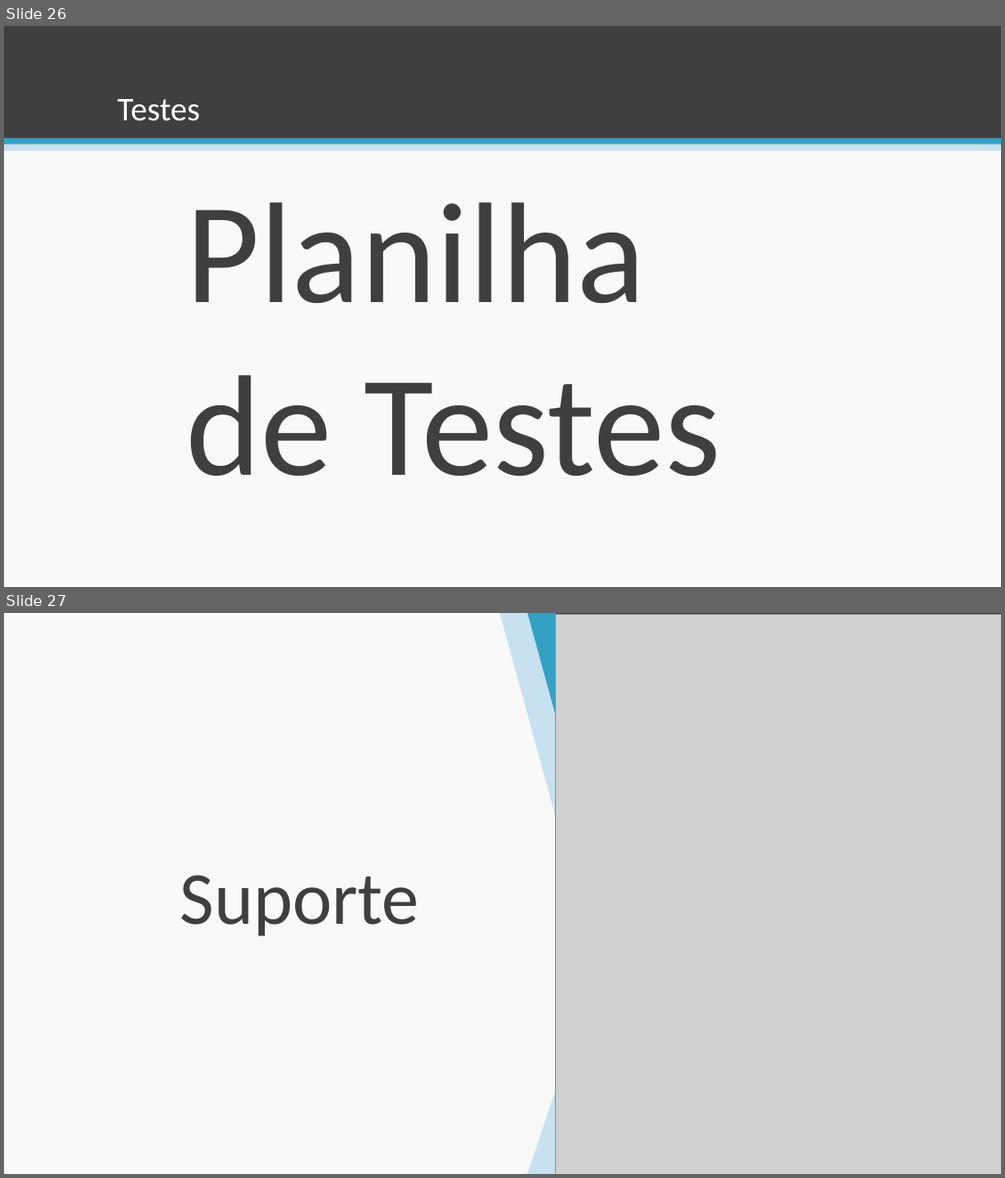
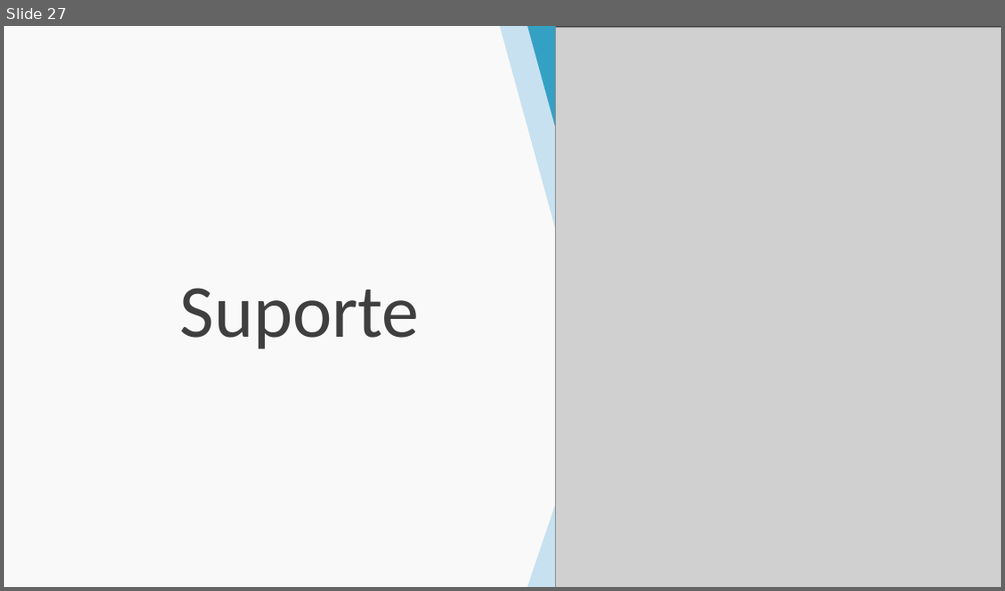
Before and after one commit to esteves-esta/TechHumi, a slide deck: documentacao/Apresentação.pptx. Shown one above the other, each under a label of ours: slides 26 and 27 before the commit, slide 27 after it. The pictures are 1005x1178 and 1005x591 pixels, drawn with LibreOffice and Linux fonts; fonts in the diff are those of the drawing; grey boxes stand for pictures; background and template pictures are left out. Boxes give left, top, right and bottom in pixels: in the first picture for what was removed or moved away, otherwise in the second. Text is boxed around its words. In the diff, an @@ line names an element or a change of style, - is before the commit and + after.

```diff
--- a/documentacao/Apresentação.pptx
+++ b/documentacao/Apresentação.pptx
@@ slide 26 removed at [4,26,1001,587], background #F9F9F9 @@
@@ rectangle removed at [4,26,1001,138] @@
@@ title removed at [117,99,200,121] @@
-Testes
@@ rectangle removed at [4,138,1001,145] @@
@@ rectangle removed at [4,144,1001,151] @@
@@ text removed at [186,202,720,475] @@
-Planilha de Testes
```
Also in this commit, not shown: 2 slides added, 1 other slide removed, 1 other file.
